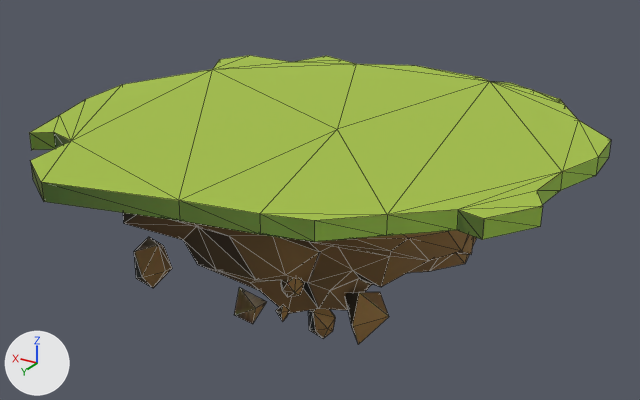
What one commit did to the glTF model src/assets/island2.gltf.
One viewpoint serves both versions: a camera (50 mm lens) standing at (-12.93, 22.08, 8.78) and looking at (0.3, 0.02, -2.24). The axes (+X, +Y, +Z) are drawn at lower left. The lights are the same throughout. Mesh edges are drawn as thin lines. Where no turn or scale is listed for an object, it has been applied to the vertices. Vertices at the same position are counted once.

Before the edit, the objects in view are built like this:
```python
me_mesh_0 = bpy.data.meshes.new('Mesh_0')
me_mesh_0.from_pydata(...)  # 490 vertices, 1070 faces; spans x -7.8..8.0, y -7.2..8.0, z -7.1..0.5
me_mesh_0.materials.append(mat_scene___root)  # picture img_scene___root_basecolor
ob_mesh_0 = bpy.data.objects.new('Mesh_0', me_mesh_0)
ob_mesh_0.location = (0.0, 0.0, 0.0)
```
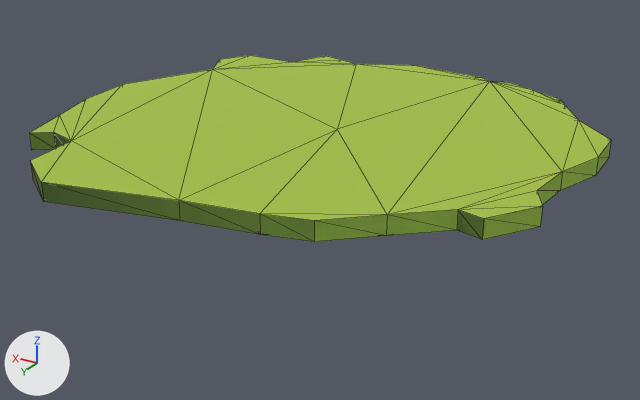
Changed parts and their boxes [x1, y1, x2, y2] in the pictures (640 x 400 px):
'Mesh_0', reshaped (35% shorter)
    before: [29, 55, 611, 345]
    after: [29, 55, 611, 242]
part 1 of me_mesh_0, deleted (brown)
    before: [134, 237, 389, 345]
part 2 of me_mesh_0, cut back (brown)
    before: [123, 213, 476, 314]

The change, as a diff of the scene's bpy script:
```diff
--- a/src/assets/island2.gltf.py
+++ b/src/assets/island2.gltf.py
@@ me_mesh_0 @@
 # used by ob_mesh_0; location = (0.0, 0.0, 0.0)
-me_mesh_0.from_pydata(...)  # 490 vertices, 1070 faces; spans x -7.8..8.0, y -7.2..8.0, z -7.1..0.5
+me_mesh_0.from_pydata(...)  # 223 vertices, 442 faces; spans x -7.8..8.0, y -7.2..8.0, z -0.1..0.5
+# me_mesh_0 part 1: 10 loose pieces with 105 vertices, spanning x -2.8..5.8, y -3.9..5.0, z -7.1..-2.2, are deleted
+# me_mesh_0 part 2: 1 vertex moved within x 6.0, y 1.0, z -0.1; 163 vertices removed from x -6.9..6.0, y -4.9..6.0, z -5.9..-0.1; 1 vertex added at x -6.4, y -2.3, z -0.1
 me_mesh_0.materials.append(mat_scene___root)
```
